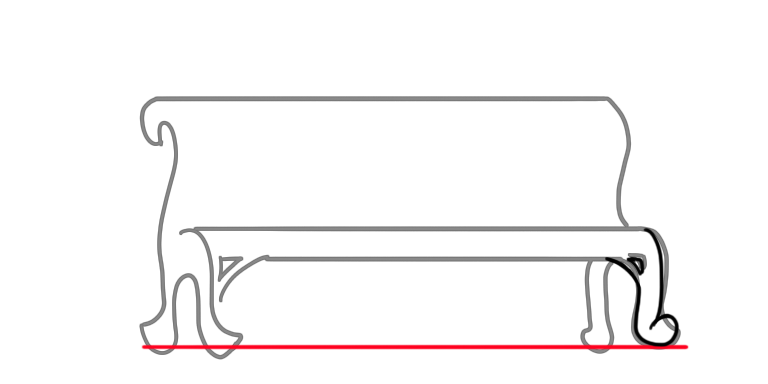
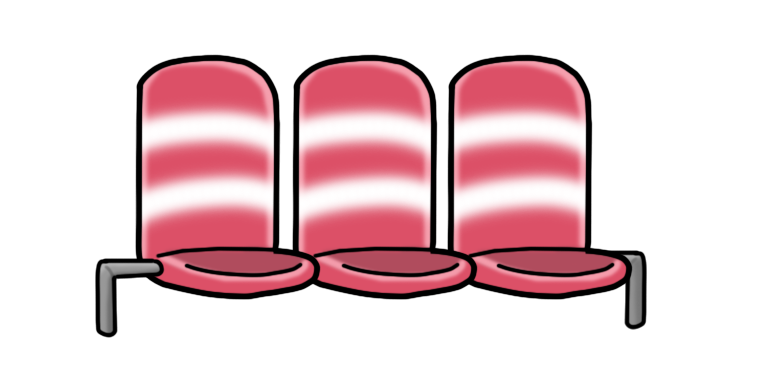
Layered file, before and after one edit (768px x 384px). Changes by layer:
added layer "Layer 19" above "Layer 19 copy" over box(95, 258, 165, 338)
added layer "Layer 19 copy" above "Layer 18 copy 3" over box(95, 258, 165, 338)
added layer "Layer 18 copy 3" (1st of 2) above "Layer 20" over box(135, 54, 321, 300)
added layer "Layer 20" above "Layer 18 copy 3" over box(135, 94, 281, 244)
added layer "Layer 18 copy 3" (2nd of 2) above "Layer 18 copy 2" over box(135, 54, 321, 300)
added layer "Layer 18 copy 2" (1st of 2) above "Layer 20 copy" over box(292, 54, 478, 300)
added layer "Layer 20 copy" above "Layer 18 copy 2" over box(290, 94, 436, 244)
added layer "Layer 18 copy 2" (2nd of 2) above "Layer 18" over box(292, 54, 478, 300)
added layer "Layer 18" above "Layer 20 copy 2" over box(447, 54, 633, 300)
added layer "Layer 20 copy 2" above "Layer 18 copy" over box(445, 94, 591, 244)
added layer "Layer 18 copy" above "Layer 19 copy 2" over box(447, 54, 633, 300)
added layer "Layer 19 copy 2" (1st of 2) above "Layer 19 copy 2" over box(577, 250, 647, 330)
added layer "Layer 19 copy 2" (2nd of 2) above "bench" over box(577, 250, 647, 330)
hid group "bench" (3 layers) over box(139, 96, 689, 360)
